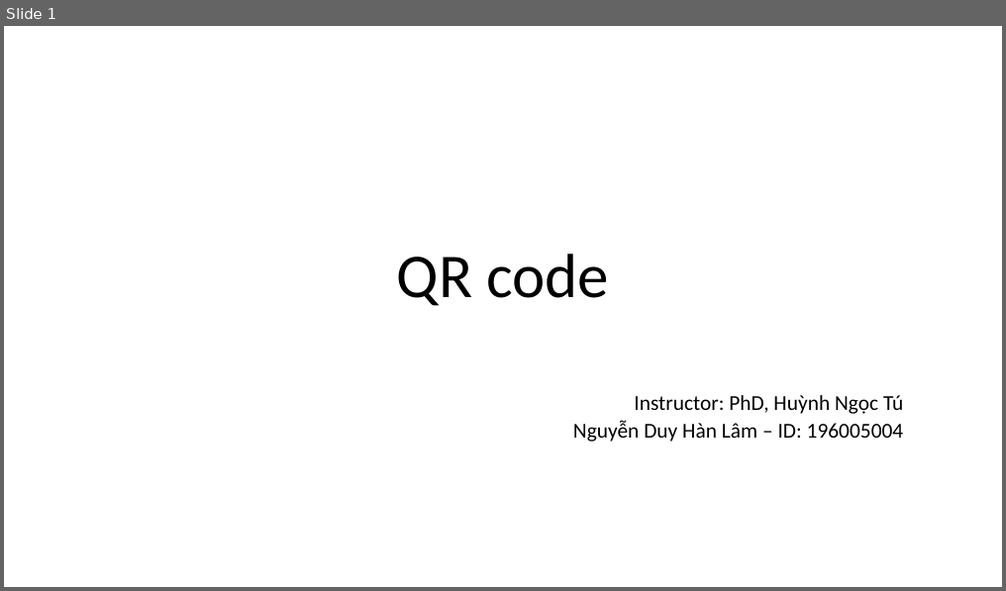
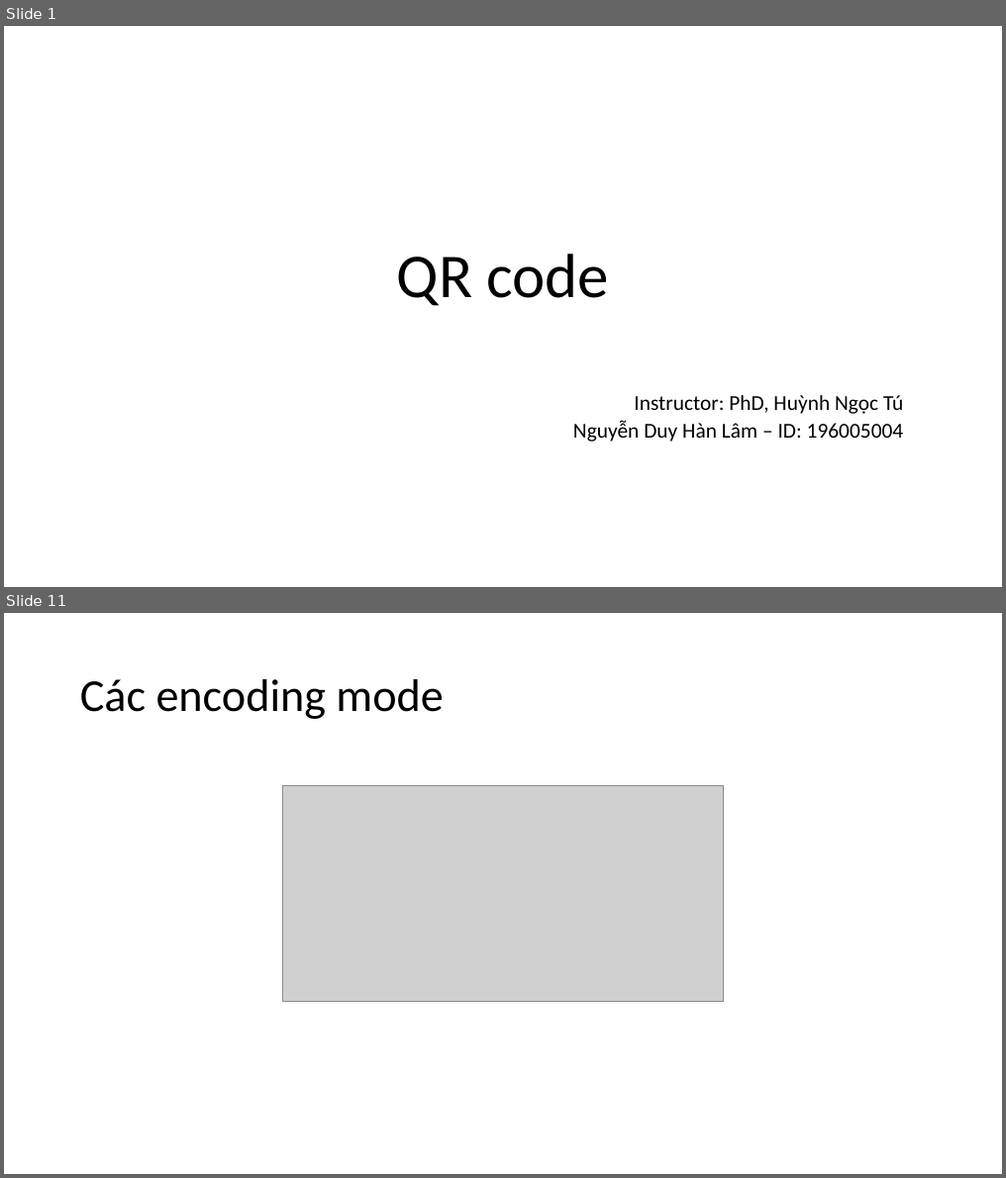
Before and after one commit to nguyenduyhanlam/Information_Security, a slide deck: QR code.pptx. Shown one above the other, each under a label of ours: slide 1 before the commit, slides 1 and 11 after it; the slides between them are not shown. The pictures are 1006x591 and 1006x1178 pixels, drawn with LibreOffice and Linux fonts; fonts in the diff are those of the drawing; grey boxes stand for pictures. Boxes give left, top, right and bottom in pixels: in the first picture for what was removed or moved away, otherwise in the second. Text is boxed around its words. In the diff, an @@ line names an element or a change of style, - is before the commit and + after.

```diff
--- a/QR code.pptx
+++ b/QR code.pptx
@@ slide 11 added at (4, 613, 1002, 1174), background #FFFFFF @@
@@ title added at (80, 679, 443, 719), 44 pt, text #000000 @@
+Các encoding mode
@@ picture added at (282, 786, 724, 1002) @@
```
Also in this commit, not shown: 21 other slides added.
